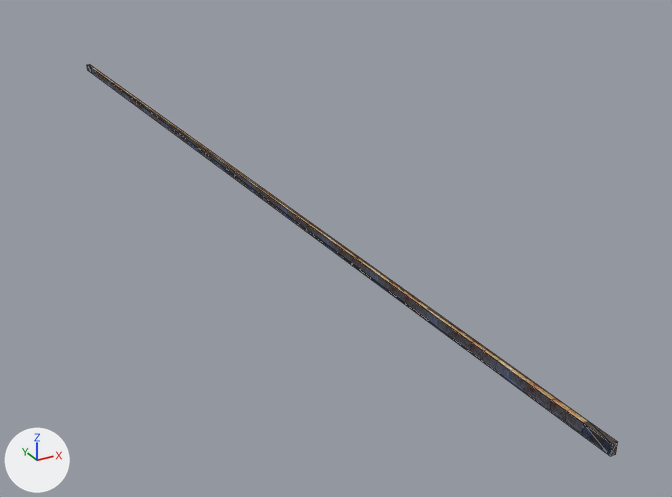
What one commit did to the glTF model Project/area/stage/1 sand oasis/data/environment/object/model/grindrail/Grindrail03.gltf.
Rendered twice from a 50 mm lens placed at (-12.6, -11.2, 11.3), pointed at (2.9, 17.1, -2.8). The axes (+X, +Y, +Z) are drawn at lower left. The lights are the same throughout. Mesh edges are drawn as thin lines.

In view in the first picture: 'Grindrail03Mesh'.
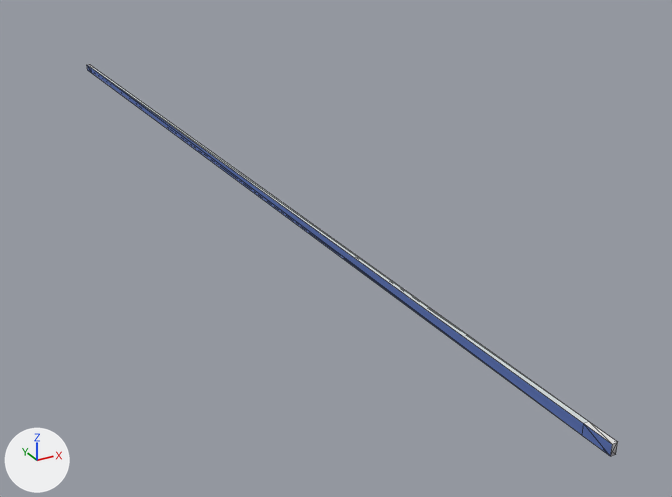
The change, as a list of edits to the scene's bpy script:
```text
Change mat_drawbridge_machinery:
    where n2 = _N.new('ShaderNodeMix'); n2.name = 'Mix'
    add n2.inputs[7].default_value = (0.8, 0.8, 0.8, 1.0)  # 'B', white #e7e7e7
    remove n4 = _N.new('ShaderNodeTexImage'); n4.name = 'Image Texture'
    remove n4.image = img_drawbridge_machinery
    where n3 = _N.new('ShaderNodeVertexColor'); n3.name = 'Color Attribute'
    remove _L.new(n3.outputs[0], n2.inputs[7])  # 'Color' to 'B'
    remove _L.new(n4.outputs[0], n2.inputs[6])  # 'Color' to 'A'
    add _L.new(n3.outputs[0], n2.inputs[6])  # 'Color' to 'A'
Change mat_brick_red:
    where n2 = _N.new('ShaderNodeMix'); n2.name = 'Mix'
    add n2.inputs[7].default_value = (0.8, 0.8, 0.8, 1.0)  # 'B', white #e7e7e7
    remove n4 = _N.new('ShaderNodeTexImage'); n4.name = 'Image Texture'
    remove n4.image = img_brick_red
    where n3 = _N.new('ShaderNodeVertexColor'); n3.name = 'Color Attribute'
    remove _L.new(n3.outputs[0], n2.inputs[7])  # 'Color' to 'B'
    remove _L.new(n4.outputs[0], n2.inputs[6])  # 'Color' to 'A'
    add _L.new(n3.outputs[0], n2.inputs[6])  # 'Color' to 'A'
```

What differs and where, as boxes (x1, y1, x2, y2) in the pictures (672 x 497 px):
'Grindrail03Mesh', surface changed
    both: (87, 64, 618, 456)
